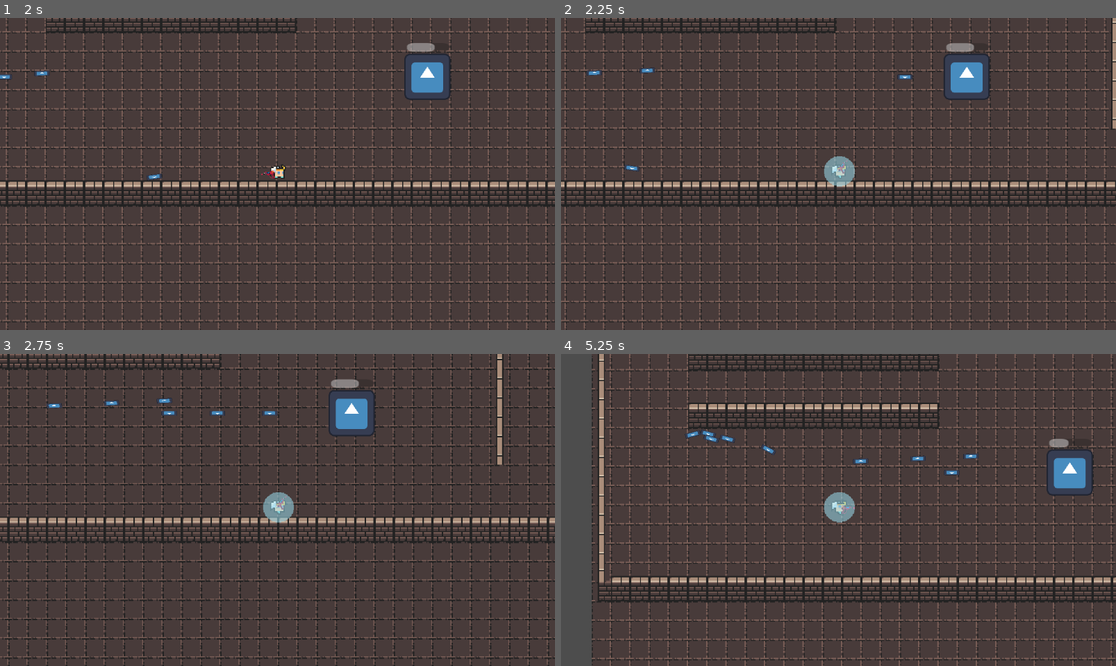
Above: before the commit, frames 1-4 (two rows, left to right).
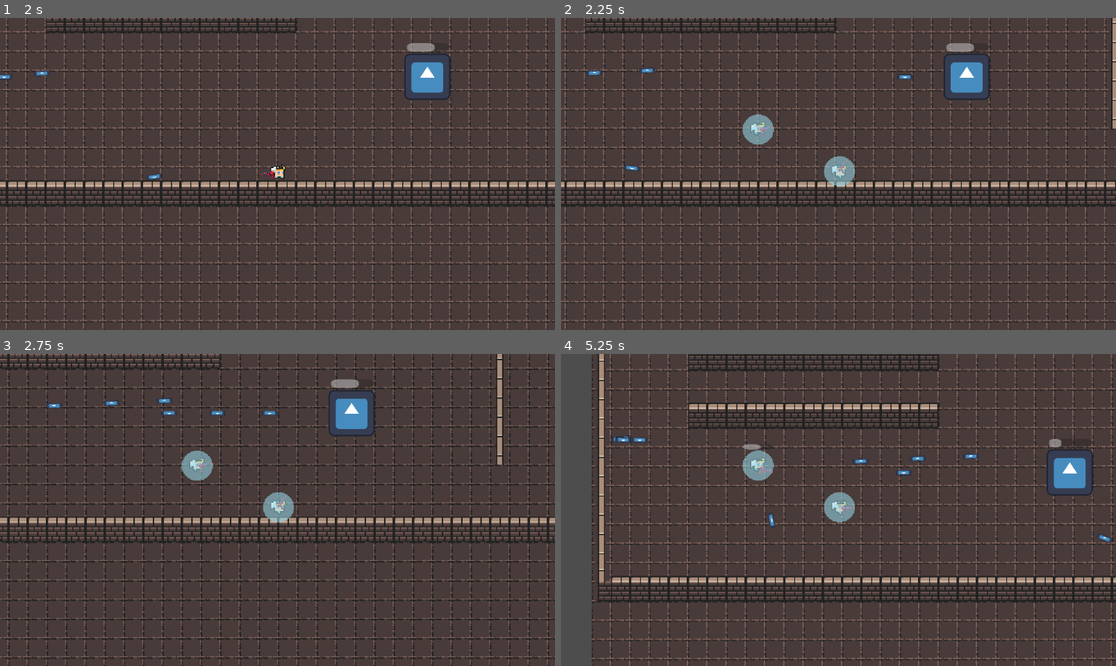
Above: after the commit, the same moments.

Repository: pabril03/ProyectoPLD
Game: Godot game, scene res://main.tscn
The game is run twice, just before and just after one commit, with the same random seed, the same clock (stepped at 60 frames per second) and the same inputs. The engine's default icon, where the game draws it, is replaced by a stand-in: a white triangle on a blue panel in a dark square.
Inputs (mouse positions are in pixels of both pictures, inside the frame that each line leads up to):
- Up to frame 1 (2 s): move the mouse to (399, 158) at 0.52 s; press the mouse at (399, 158) at 0.53 s; hold D (right) 0.53-1.28 s; move the mouse to (166, 189) at 1.27 s; release the mouse at (166, 189) at 1.28 s; hold S (down) from 1.28 s (still down); right-click (166, 189) at 1.35 s; click (166, 189) at 1.55 s
- Up to frame 2 (2.25 s): tap Enter at 2 s; move the mouse to (894, 105) at 2.02 s; release S (down) at 2.03 s; hold D (right) from 2.03 s (still down); hold Space (shield) from 2.03 s (still down)
- Up to frame 3 (2.75 s): keep holding D (right); keep holding Space (shield); click (333, 441) at 2.3 s
- Up to frame 4 (5.25 s): move the mouse to (810, 572) at 2.77 s; release D (right) at 2.78 s; release Space (shield) at 2.78 s; hold W (up) 2.78-3.53 s; click (810, 572) at 2.85 s; move the mouse to (1005, 556) at 3.52 s; press the mouse at (1005, 556) at 3.53 s; hold A (left) 3.53-5.03 s; move the mouse to (672, 463) at 4.27 s; release the mouse at (672, 463) at 4.28 s; right-click (672, 463) at 4.35 s; click (672, 463) at 4.55 s; move the mouse to (866, 510) at 5.02 s; hold S (down) from 5.03 s (still down); hold Space (shield) from 5.03 s (still down)

Frame 1 is identical in both runs. In frame 2, 0.4% of the frame differs, in the area x 32-39%, y 30-41%; in frame 3, 0.4%; in frame 4, 0.9%, in the area x 9-100%, y 24-61%.

Commit message:
Fixed spawns
Arreglado un bug con la asignación de dispositivos en los spawns.

Diff:
--- a/escenas/sniper.tscn
+++ b/escenas/sniper.tscn
@@ -1,6 +1,6 @@
 [gd_scene load_steps=3 format=3 uid="uid://d0jdgx6p7oksp"]
 
-[ext_resource type="PackedScene" uid="uid://bghg4cc4p4p7q" path="res://escenas/player.tscn" id="1_5cihm"]
+[ext_resource type="PackedScene" uid="uid://bghg4cc4p4p7q" path="res://player.tscn" id="1_5cihm"]
 [ext_resource type="Script" uid="uid://xe8qs2blbufx" path="res://scripts/sniper_riffle.gd" id="2_ox7qh"]
 
 [node name="Player" instance=ExtResource("1_5cihm")]
--- a/scripts/GameManager.gd
+++ b/scripts/GameManager.gd
@@ -9,6 +9,7 @@
 # Índices de player: 0 = jugador1, 1 = jugador2
 var device_for_player := []
 var player_devices := {}
+var jugadores_vivos := 0
 
 func _ready() -> void:
 		# Obtener lista de joypads conectados
@@ -28,7 +29,6 @@
 			# Dos o más mandos: asigna los dos primeros
 			device_for_player.append(joypads[0]) # Jugador 1
 			device_for_player.append(joypads[1]) # Jugador 2
-	print("Asignación de dispositivos:", device_for_player)
 
 func registrar_jugador(id_jugador: int) -> void:
 	jugadores.append(id_jugador)
@@ -64,6 +64,7 @@
 
 # Método para obtener el player_id guardado
 func obtener_id_jugador_eliminado() -> int:
+
 	#return id_jugador_eliminado
 	if jugadores_eliminados.is_empty():
 		return -1
@@ -72,3 +73,12 @@
 		var id_jugador_eliminado = jugadores_eliminados.front()
 		jugadores_eliminados.pop_front()
 		return id_jugador_eliminado
+
+func get_jugadores_vivos() -> int:
+	return jugadores_vivos
+
+func jugador_vivo() -> void:
+	jugadores_vivos += 1
+
+func jugador_muerto() -> void:
+	jugadores_vivos -= 1
--- a/scripts/gun.gd
+++ b/scripts/gun.gd
@@ -16,7 +16,7 @@
 func _process(_delta: float) -> void:
 
 	var player = get_parent()
-	dispositivo = GameManager.get_device_for_player(player.player_id)
+	var dispositivo = GameManager.get_device_for_player(player.player_id)
 	var disparar := false
 	var disparar_alterno := false
 
--- a/scripts/main.gd
+++ b/scripts/main.gd
@@ -56,6 +56,7 @@
 	# para que no se solape con el suelo.
 	jugador.global_position = punto_respawn.global_position + Vector2(0, -20)
 	add_child(jugador)
+	GameManager.jugador_vivo()
 	print("¡Ha aparecido el soldado %d!" % [jugador.player_id])
 
 
@@ -70,13 +71,15 @@
 		sniper = SniperEscena.instantiate()
 		sniper.player_id = get_next_player_id()
 
+		GameManager.registrar_jugador(sniper.player_id)
+
 	# Igualamos capas y máscaras si lo necesitas:
 	sniper.collision_layer = 1 << sniper.player_id
 	sniper.collision_mask  = 1
-	GameManager.registrar_jugador(sniper.player_id)
 
 	sniper.global_position = punto_respawn.global_position + Vector2(100, -10)
 	add_child(sniper)
+	GameManager.jugador_vivo()
 	print("¡Ha aparecido el sniper %d!" % [sniper.player_id])
 
 
@@ -92,8 +95,6 @@
 
 func _ready():
 	var devices = Input.get_connected_joypads()
-	for id in devices:
-		print("Mando detectado en slot:", id, "-", Input.get_joy_name(id))
 
 	if devices.size() == 0:
 		spawnear_jugador()
@@ -105,18 +106,17 @@
 	spawnear_dummy()
 
 func _process(_delta: float) -> void:
-	if not is_instance_valid(jugador) and not player_respawning:
+	if GameManager.jugadores_vivos <= 1 and not player_respawning:
 		player_respawning = true
 		await get_tree().create_timer(2.0).timeout  # Espera 2 segundos antes del respawn
 		spawnear_jugador()
-		spawnear_jugador()
 		player_respawning = false
 
-	if not is_instance_valid(sniper) and not sniper_respawning and (Input.get_connected_joypads().size() > 1):
-		sniper_respawning = true
-		await get_tree().create_timer(2.0).timeout  # Espera 2 segundos antes del respawn
-		spawnear_sniper()
-		sniper_respawning = false
+	#if GameManager.jugadores_vivos <= 1 and not sniper_respawning:
+		#sniper_respawning = true
+		#await get_tree().create_timer(2.0).timeout  # Espera 2 segundos antes del respawn
+		#spawnear_sniper()
+		#sniper_respawning = false
 
 	if not is_instance_valid(enemy) and not enemy_respawning:
 		enemy_respawning = true
--- a/scripts/player.gd
+++ b/scripts/player.gd
@@ -25,7 +25,6 @@
 	#Nuevas funciones para registrar jugador en el juego (sirve para colisiones)
 	collision_mask = 1
 	escudo.escudo_id = player_id
-	print("Arma encontrada:", arma)
 	arma.dispositivo = GameManager.get_device_for_player(player_id) # null = teclado/rató, int = joy_id
 
 func get_shooter_id() -> int:
@@ -75,6 +74,8 @@
 
 		else:
 			print(generar_frase_muerte(tipo_enemigo, tipo_muerte))
+
+		GameManager.jugador_muerto()
 		queue_free()
 
 func heal(amount: float) -> void:
--- a/scripts/sniper_riffle.gd
+++ b/scripts/sniper_riffle.gd
@@ -21,7 +21,7 @@
 func _process(_delta: float) -> void:
 
 	var player = get_parent()
-	dispositivo = GameManager.get_device_for_player(player.player_id)
+	var dispositivo = GameManager.get_device_for_player(player.player_id)
 	var disparar := false
 	var disparar_alterno := false
 
